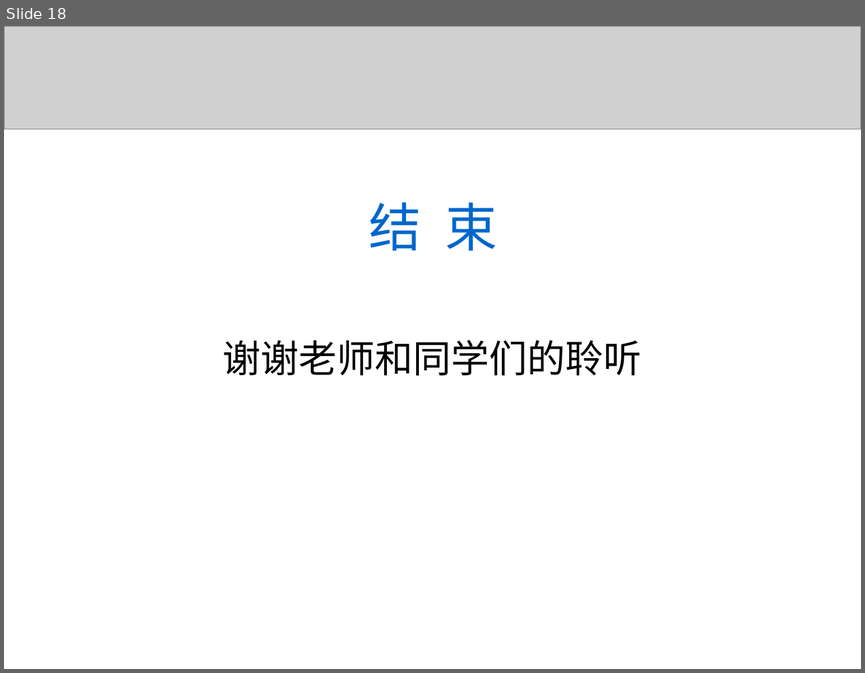
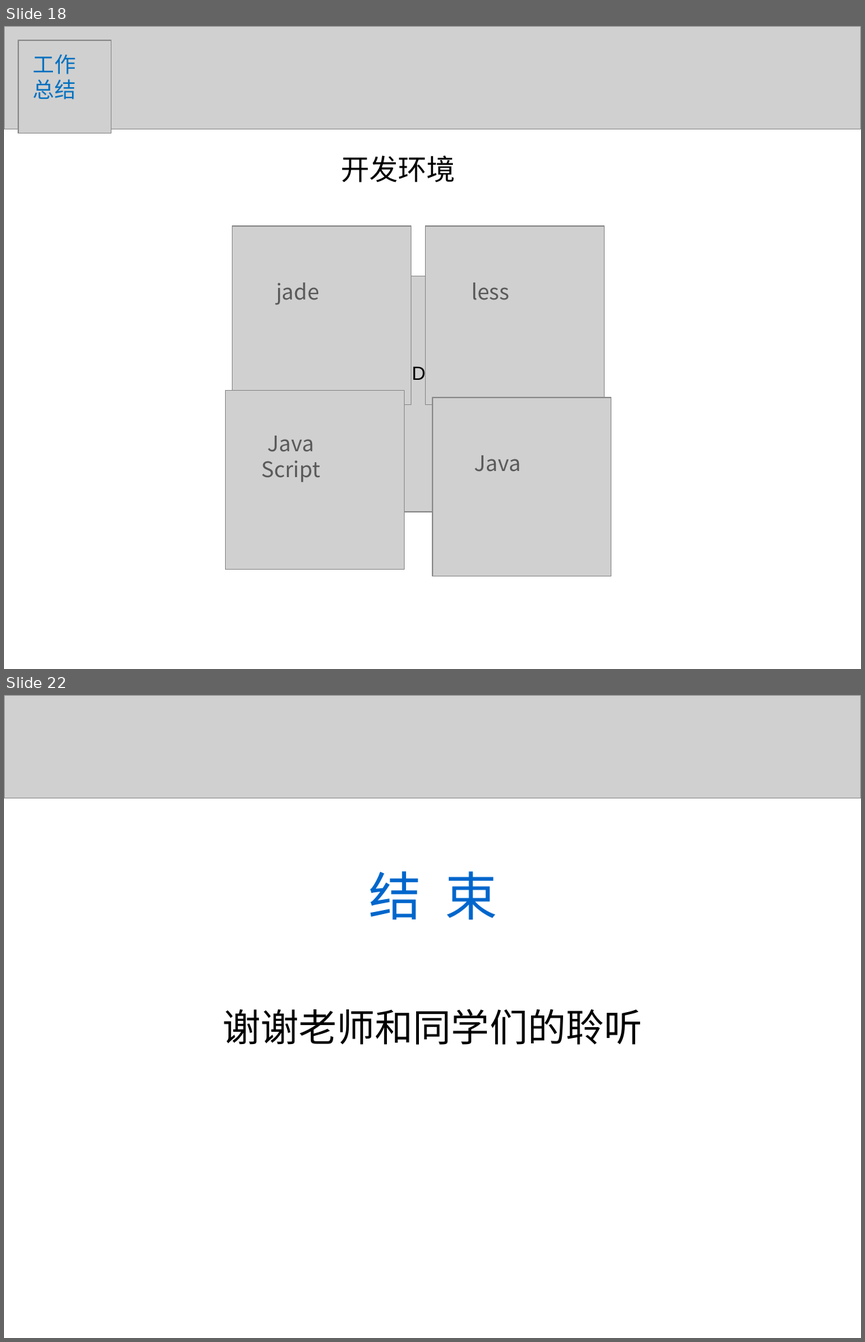
Before and after one commit to liaoliaoanxiao/mediumRepy, a slide deck: 论文/SA14226355孙君伟答辩.ppt. Shown one above the other, each under a label of ours: slide 18 before the commit, slides 18 and 22 after it; the slides between them are not shown. The pictures are 865x673 and 865x1342 pixels, drawn with LibreOffice and Linux fonts; fonts in the diff are those of the drawing; grey boxes stand for pictures. Boxes give left, top, right and bottom in pixels: in the first picture for what was removed or moved away, otherwise in the second. Text is boxed around its words. In the diff, an @@ line names an element or a change of style, - is before the commit and + after.

```diff
--- a/论文/SA14226355孙君伟答辩.ppt
+++ b/论文/SA14226355孙君伟答辩.ppt
@@ slide 18 added at (4,26,861,669), background #FFFFFF @@
@@ picture added at (4,26,861,129) @@
@@ picture added at (18,40,111,133) @@
@@ text added at (33,55,76,99), 18 pt, text #0070C0 @@
+工作
+总结
@@ text added at (341,155,456,182), 24 pt, text #000000 @@
+开发环境
@@ picture added at (232,226,411,405) @@
@@ picture added at (426,226,604,405) @@
@@ picture added at (261,276,498,512) @@
@@ text added at (276,282,319,305), 18 pt, text #595959 @@
+jade
@@ text added at (471,282,509,300), 18 pt, text #595959 @@
+less
@@ text added at (407,365,451,383), 16 pt, text #000000 @@
+IntelliJ IDEA
@@ picture added at (225,390,404,569) @@
@@ picture added at (432,397,611,576) @@
@@ text added at (262,435,320,482), 18 pt, text #595959 @@
+Java
+Script
@@ text added at (475,455,521,471), 18 pt, text #595959 @@
+Java
@@ what was slide 18 is now slide 22 @@
```
Also in this commit, not shown: 3 slides changed, 3 other slides added, 2 other files.
